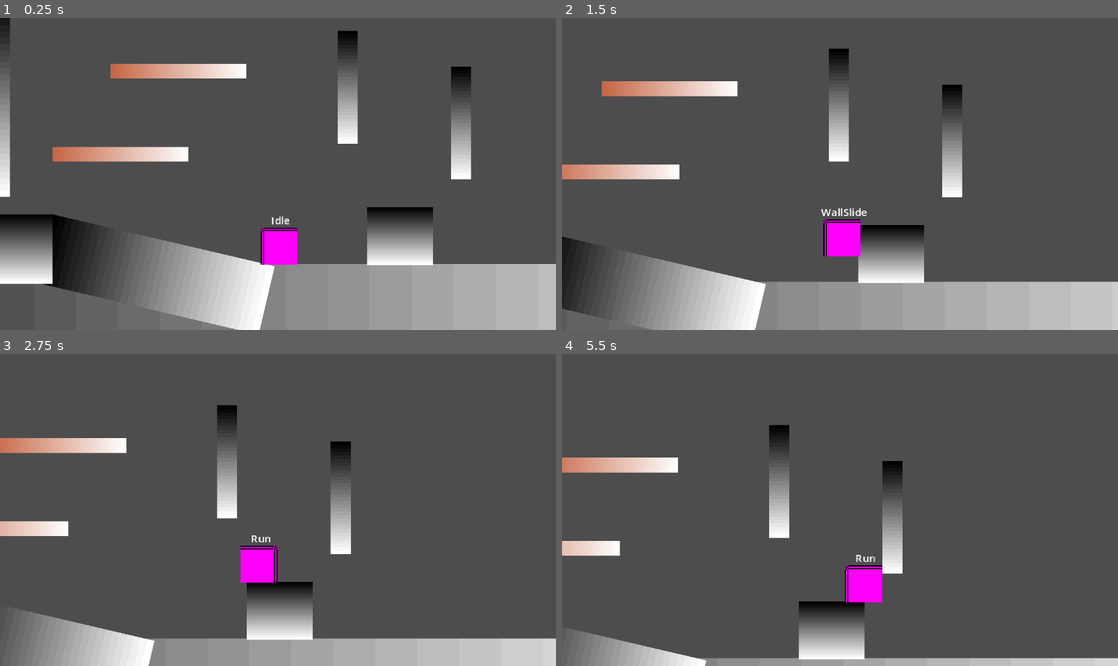
Above: before the commit, frames 1-4 (two rows, left to right).
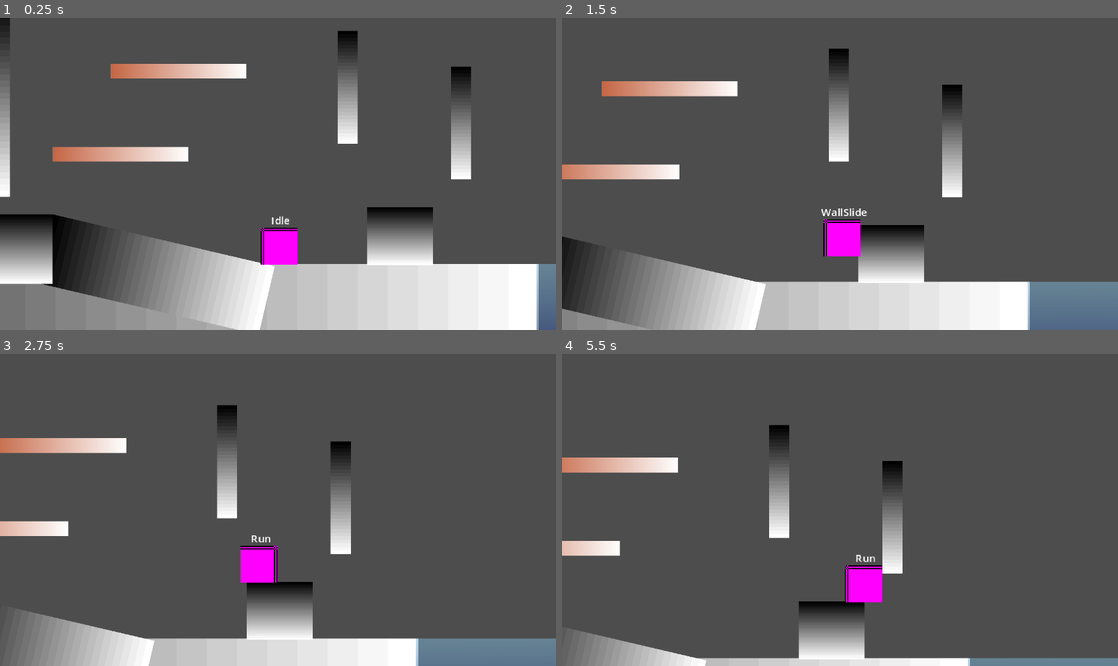
Above: after the commit, the same moments.

Repository: namishh/metroidvania
Game: Godot game, scene res://playground.tscn
The game is run twice, just before and just after one commit, with the same random seed, the same clock (stepped at 60 frames per second) and the same inputs.
Inputs:
- Up to frame 1 (0.25 s): no input
- Up to frame 2 (1.5 s): tap Enter at 0.5 s; hold C (dash) 0.53-1.28 s; hold Right (ui_right) from 0.53 s (still down); tap Z (jump) at 0.77 s; tap C (dash) at 1.35 s
- Up to frame 3 (2.75 s): tap Z (jump) at 1.52 s; release Right (ui_right) at 2.03 s; hold Left (ui_left) from 2.03 s (still down); hold C (dash) from 2.03 s (still down)
- Up to frame 4 (5.5 s): release Left (ui_left) at 2.78 s; release C (dash) at 2.78 s; hold Right (ui_right) 2.78-4.28 s; tap C (dash) at 2.85, 4.35 s; tap Z (jump) at 3.02, 3.77, 4.52 s; hold C (dash) 3.53-4.28 s; hold Left (ui_left) 4.28-5.03 s; hold Right (ui_right) from 5.03 s (still down); hold C (dash) from 5.03 s (still down)

The runs differ from the first frame. In frame 1, 15% of the frame differs, in the area x 0-100%, y 78-100%; in frame 2, 10%; in frame 3, 6.4%; in frame 4, 1.9%.

Commit message:
the most basic water to ever exist

Diff:
--- a/general/level_bounds.gd
+++ b/general/level_bounds.gd
@@ -5,6 +5,8 @@
 : set = _on_width_changed
 @export_range(270, 4096, 16, "suffix:px") var height: int = 270 \
 : set = _on_height_changed
+
+
 func _ready() -> void:
 	z_index = 1000
 
--- a/playground.tscn
+++ b/playground.tscn
@@ -22,18 +22,65 @@
 [sub_resource type="RectangleShape2D" id="RectangleShape2D_wt17y"]
 size = Vector2(252.73209, 0.9320384)
 
+[sub_resource type="Gradient" id="Gradient_is3ju"]
+colors = PackedColorArray(0.14117648, 0.22745098, 0.49019608, 0.70980394, 0.49019608, 0.69803923, 0.8235294, 0.53333336)
+
+[sub_resource type="GradientTexture2D" id="GradientTexture2D_o00ia"]
+gradient = SubResource("Gradient_is3ju")
+fill_from = Vector2(0.57608694, 1)
+fill_to = Vector2(0.5543478, 0)
+
+[sub_resource type="RectangleShape2D" id="RectangleShape2D_m8u5f"]
+size = Vector2(63.861694, 44.60843)
+
 [node name="playground" type="Node2D" unique_id=1154549724]
 script = ExtResource("1_m8u5f")
 
 [node name="Sprite2D" type="Sprite2D" parent="." unique_id=1006256493]
-position = Vector2(227.50002, 295)
-scale = Vector2(36.21875, 116)
+position = Vector2(65, 295)
+scale = Vector2(26.0625, 116)
 texture = SubResource("GradientTexture1D_m8u5f")
 
 [node name="StaticBody2D" type="StaticBody2D" parent="Sprite2D" unique_id=782723384]
 visible = false
 
 [node name="CollisionShape2D" type="CollisionShape2D" parent="Sprite2D/StaticBody2D" unique_id=128262386]
+visible = false
+shape = SubResource("RectangleShape2D_is3ju")
+
+[node name="Sprite2D10" type="Sprite2D" parent="." unique_id=1385931670]
+position = Vector2(801.50006, 296)
+scale = Vector2(8.156251, 118.000015)
+texture = SubResource("GradientTexture1D_m8u5f")
+
+[node name="StaticBody2D" type="StaticBody2D" parent="Sprite2D10" unique_id=545063318]
+visible = false
+
+[node name="CollisionShape2D" type="CollisionShape2D" parent="Sprite2D10/StaticBody2D" unique_id=1105076706]
+visible = false
+shape = SubResource("RectangleShape2D_is3ju")
+
+[node name="Sprite2D11" type="Sprite2D" parent="." unique_id=619999642]
+position = Vector2(543.00006, 325)
+scale = Vector2(9.9375, 8.999996)
+texture = SubResource("GradientTexture1D_m8u5f")
+
+[node name="StaticBody2D" type="StaticBody2D" parent="Sprite2D11" unique_id=812789855]
+visible = false
+
+[node name="CollisionShape2D" type="CollisionShape2D" parent="Sprite2D11/StaticBody2D" unique_id=1509012564]
+visible = false
+shape = SubResource("RectangleShape2D_is3ju")
+
+[node name="Sprite2D10" type="Sprite2D" parent="Sprite2D11" unique_id=57881506]
+position = Vector2(780.99994, 294)
+scale = Vector2(9.9375, 116)
+texture = SubResource("GradientTexture1D_m8u5f")
+
+[node name="StaticBody2D" type="StaticBody2D" parent="Sprite2D11/Sprite2D10" unique_id=1041766873]
+visible = false
+
+[node name="CollisionShape2D" type="CollisionShape2D" parent="Sprite2D11/Sprite2D10/StaticBody2D" unique_id=1857890851]
 visible = false
 shape = SubResource("RectangleShape2D_is3ju")
 
@@ -164,3 +211,19 @@
 width = 992
 height = 398
 metadata/_custom_type_script = "uid://btkd717704ick"
+
+[node name="Water" type="Node2D" parent="." unique_id=91325392]
+position = Vector2(576, 288)
+
+[node name="Sprite2D" type="Sprite2D" parent="Water" unique_id=1079167734]
+position = Vector2(2.3841858e-06, -9.5)
+scale = Vector2(2.9999995, 1.296875)
+texture = SubResource("GradientTexture2D_o00ia")
+
+[node name="StaticBody2D" type="StaticBody2D" parent="Water/Sprite2D" unique_id=396467711]
+
+[node name="CollisionShape2D" type="CollisionShape2D" parent="Water/Sprite2D/StaticBody2D" unique_id=1805804741]
+visible = false
+position = Vector2(0.06913757, 9.581329)
+scale = Vector2(0.9999999, 0.9999999)
+shape = SubResource("RectangleShape2D_m8u5f")
